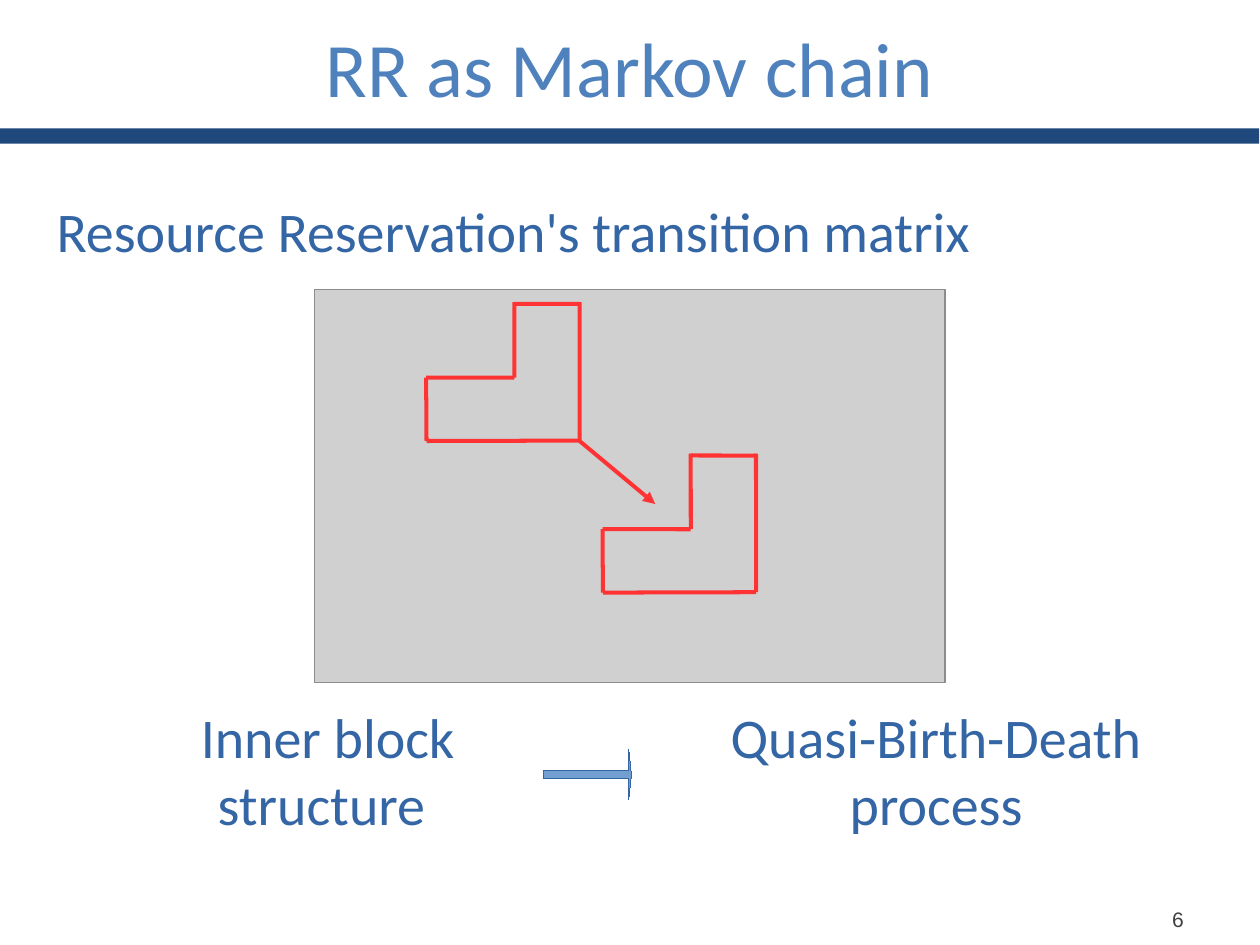
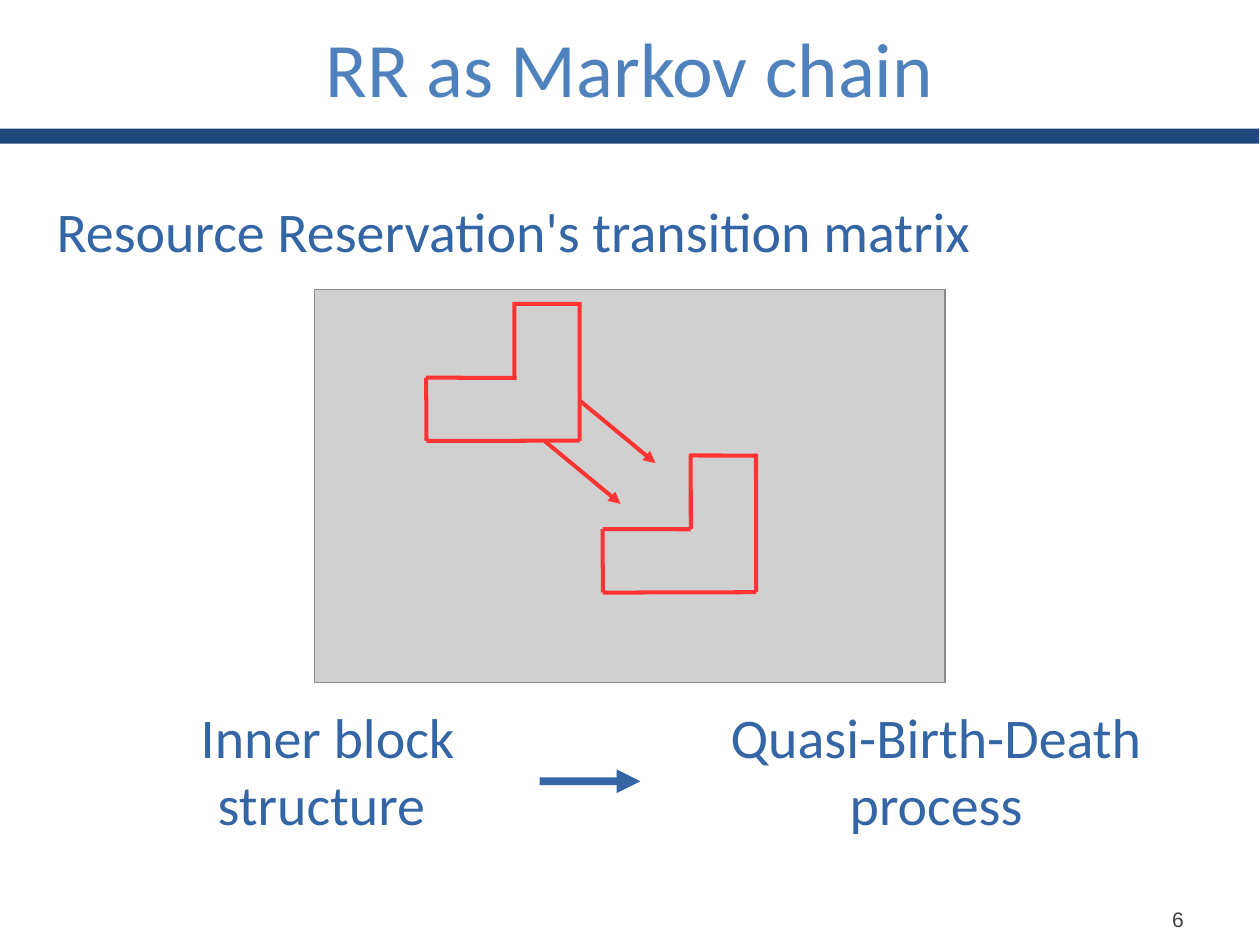
Before and after one commit to GianlucaBortoli/bachelorThesis, a slide deck: slide 7 of slides/slides.pptx. Drawn at 1260x945 pixels with LibreOffice and Linux fonts; fonts in the diff are those of the drawing; grey boxes stand for pictures. Boxes give left, top, right and bottom in pixels: in the first picture for what was removed or moved away, otherwise in the second. Text is boxed around its words. In the diff, an @@ line names an element or a change of style, - is before the commit and + after.

```diff
--- a/slides/slides.pptx
+++ b/slides/slides.pptx
@@ arrow added from (580, 401) to (655, 464), #FF3333 2.3 pt @@
@@ arrow moved from (580, 441) - (655, 504) to (544, 441) - (621, 504) @@
@@ right arrow removed at <box>543,750,631,800</box> @@
@@ arrow added from (539, 781) to (640, 781), #3465A4 4.51 pt @@
```
Also in this commit, not shown: 4 other slides changed.
